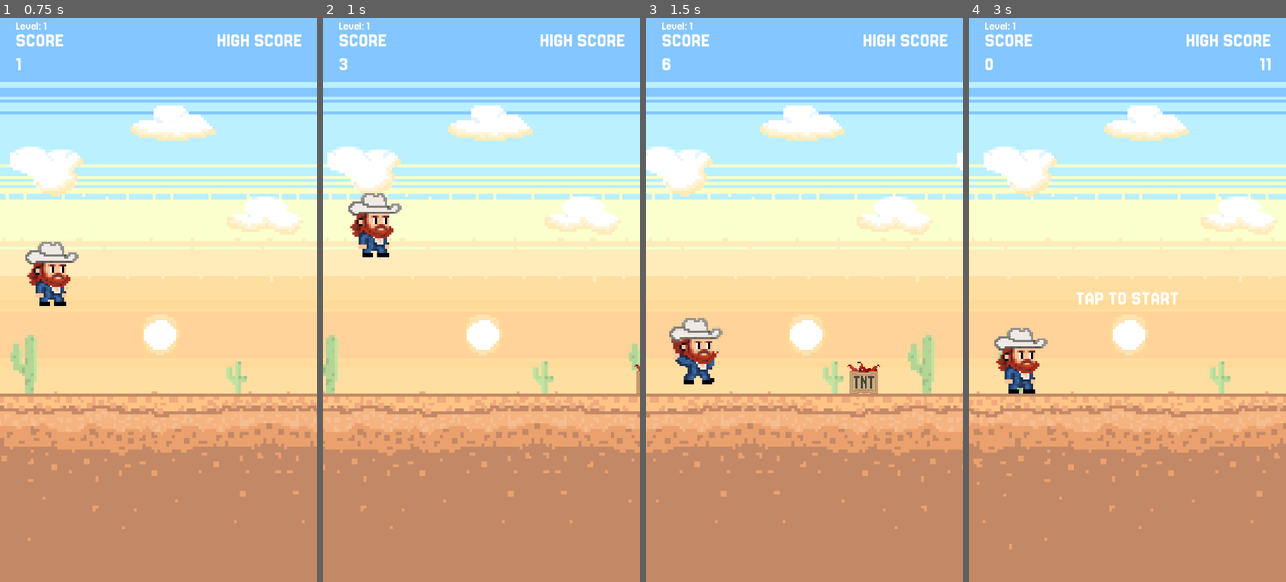
Above: before the commit, frames 1-4 (left to right).
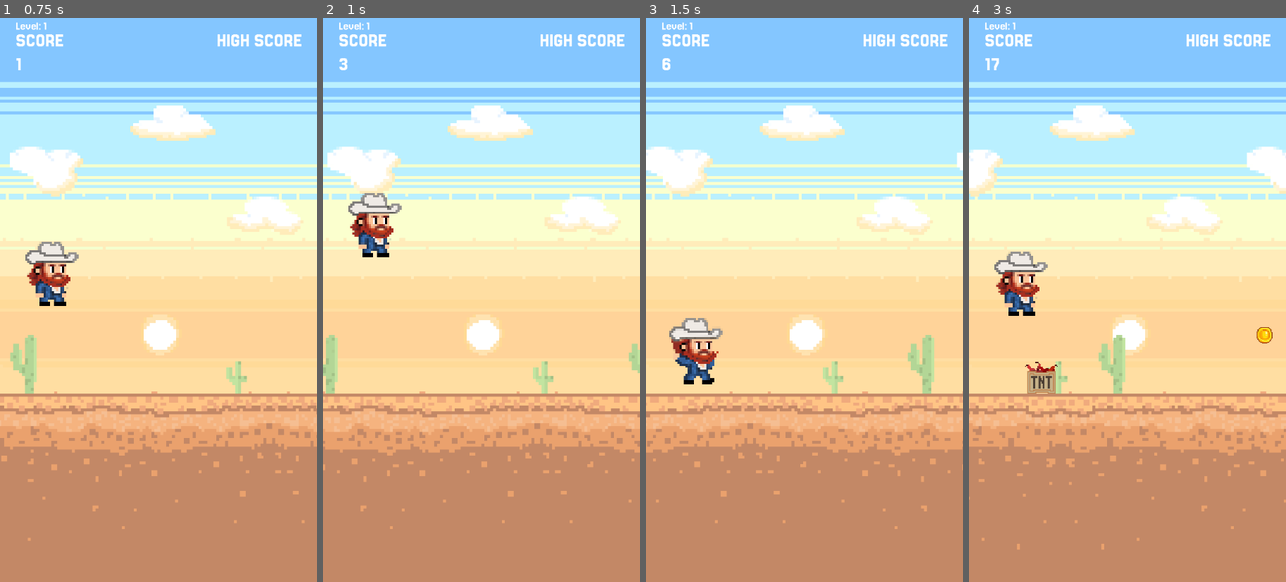
Above: after the commit, the same moments.

Repository: rgomezp/cowboy-game
Game: Godot game, scene res://scenes/main.tscn
Same seed, same stepped clock (60 frames per second), same inputs: the game is played once before the commit and once after it.
Inputs (mouse positions are in pixels of both pictures, inside the frame that each line leads up to):
- Up to frame 1 (0.75 s): tap Enter (ui_accept) at 0.5 s; move the mouse to (228, 271) at 0.52 s; click (228, 271) at 0.67 s
- Up to frame 2 (1 s): tap Enter (ui_accept) at 0.77 s
- Up to frame 3 (1.5 s): drag from (741, 328) to (696, 254) at 1.27 s
- Up to frame 4 (3 s): move the mouse to (1159, 175) at 2.02 s; hold Down (ui_down) 2.03-2.75 s; click (1127, 300) at 2.75 s, where only the run before the commit has a clickable "RESTART"

Frame 1 is identical in both runs. In frame 2, less than 0.1% of the frame differs, in the area x 98-100%, y 61-67%; in frame 3, 0.4%; in frame 4, 13%, in the area x 0-100%, y 7-95%.

Commit message:
Improves special spawning and screen handling
Updates special object spawning logic to ensure they are fully off-screen before appearing, accounting for varying sprite widths.

Uses the viewport's visible rectangle size to determine the screen size, which corrects issues with stretch modes such as "viewport" with aspect "expand."

Diff:
--- a/scenes/SpecialEventManager.gd
+++ b/scenes/SpecialEventManager.gd
@@ -181,8 +181,24 @@
 	var sprite_half_height = (sprite_height * sprite_scale.y) / 2.0
 	var spawn_y = GROUND_LEVEL_Y - sprite_half_height
 
-	# Position at right edge of screen (ahead of camera)
-	var spawn_x = camera_x + screen_size.x + GameConstants.SPAWN_OFFSET
+	# Calculate sprite width for proper off-screen positioning
+	var sprite_width = 0.0
+	if sprite and sprite is Sprite2D and sprite.texture:
+		sprite_width = sprite.texture.get_width() * sprite_scale.x
+	elif sprite and sprite is AnimatedSprite2D and sprite.sprite_frames:
+		var first_frame = sprite.sprite_frames.get_frame_texture("default", 0)
+		if first_frame:
+			sprite_width = first_frame.get_width() * sprite_scale.x
+
+	# If we still don't have a valid width, use a default
+	if sprite_width == 0.0:
+		sprite_width = 100.0  # Default fallback width
+
+	# Sprite origin is at center, so add half width to ensure left edge is off-screen
+	var sprite_half_width = sprite_width / 2.0
+
+	# Position so the LEFT edge of the sprite is past the right edge of the screen
+	var spawn_x = camera_x + screen_size.x + sprite_half_width + GameConstants.SPAWN_OFFSET
 
 	current_special.position = Vector2(spawn_x, spawn_y)
 
--- a/scenes/main.gd
+++ b/scenes/main.gd
@@ -91,7 +91,10 @@
 
 # Called when the node enters the scene tree for the first time.
 func _ready() -> void:
-	screen_size = get_window().size
+	# Use viewport visible rect size instead of window size
+	# This accounts for stretch mode "viewport" with aspect "expand"
+	# which can make the visible area larger than the base viewport on wider devices
+	screen_size = Vector2i(get_viewport().get_visible_rect().size)
 
 	# Get both ground bodies (not just sprites)
 	ground_1 = $Ground.get_node("Ground1")
--- a/scenes/specials/special.gd
+++ b/scenes/specials/special.gd
@@ -6,6 +6,7 @@
 var screen_size: Vector2i
 var main_scene: Node = null
 var initial_camera_x: float = 0.0  # Track camera position when flag was spawned
+var initial_spawn_x: float = 0.0  # Track actual spawn x position (includes sprite half-width)
 var has_entered_view: bool = false  # Track if we've already emitted the signal
 var has_left_view: bool = false  # Track if we've already emitted the left view signal
 
@@ -14,6 +15,8 @@
 func initialize(_speed: float, size: Vector2i, camera_x: float):
 	self.screen_size = size
 	initial_camera_x = camera_x  # Store initial camera position
+	# Store the actual spawn x position (already set by SpecialEventManager with sprite half-width)
+	initial_spawn_x = position.x
 
 func _ready():
 	# Get main scene reference after node is added to tree
@@ -33,13 +36,13 @@
 	if main_scene and main_scene.has_node("Camera2D"):
 		camera_x = main_scene.get_node("Camera2D").position.x
 
-	# For parallax: object moves at 30% of camera movement
+	# For parallax: object moves at 40% of camera movement
 	# Camera moves at full speed, so flag lags behind creating parallax effect
 	# Calculate position relative to initial camera position
 	var camera_delta = camera_x - initial_camera_x
 	var flag_delta = camera_delta * 0.40  # Object moves 40% of camera movement
-	var spawn_offset = screen_size.x + GameConstants.SPAWN_OFFSET  # Original spawn offset
-	position.x = initial_camera_x + spawn_offset + flag_delta
+	# Use the actual spawn position (which includes sprite half-width from SpecialEventManager)
+	position.x = initial_spawn_x + flag_delta
 
 	# Check if object has entered camera view (when horizontal center point enters view)
 	if not has_entered_view:
